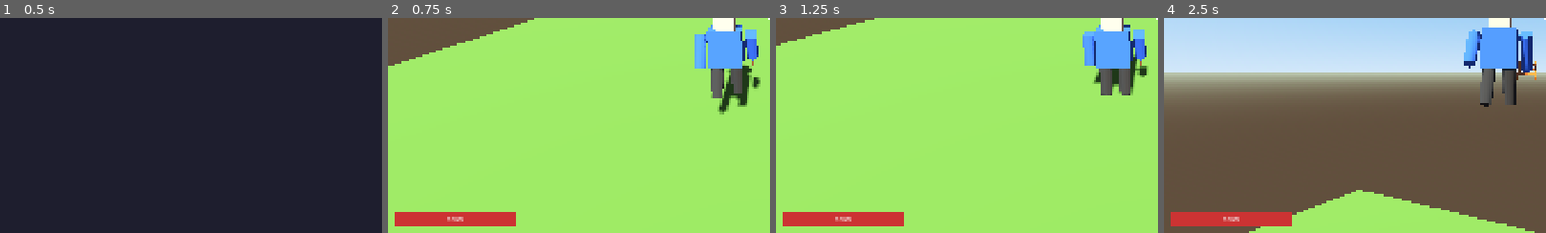
Above: before the commit, frames 1-4 (left to right).
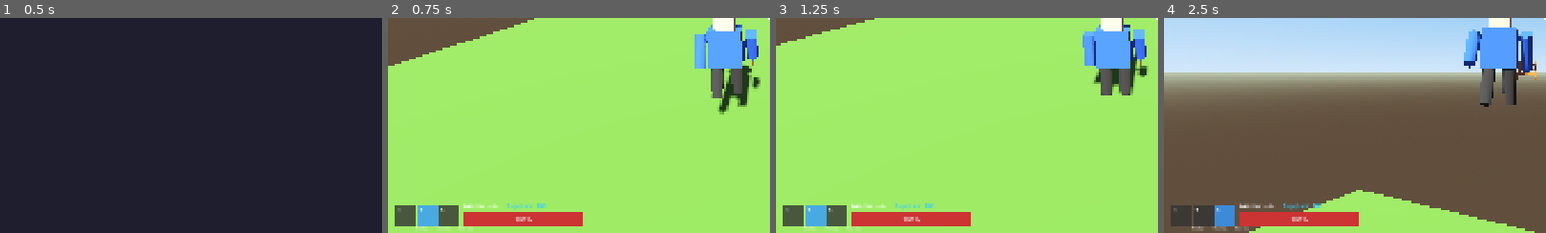
Above: after the commit, the same moments.

Repository: bzeitel25/RoofersVsLandscapers
Game: Godot game, scene res://scenes/main/main_menu.tscn
Same seed, same stepped clock (60 frames per second), same inputs: the game is played once before the commit and once after it.
Inputs (mouse positions are % of the whole screen's width and height, from its top left):
- Up to frame 1 (0.5 s): no input
- Up to frame 2 (0.75 s): click "Offline Training" at 0.5 s
- Up to frame 3 (1.25 s): no input
- Up to frame 4 (2.5 s): tap Enter at 1.25 s; move the mouse to (55, 50) at 1.27 s; hold E (ability) 1.28-2.03 s; hold W (move_forward) from 1.28 s (still down); tap Space (jump) at 1.52, 2.27 s; move the mouse to (45, 50) at 2.02 s; tap Ctrl (crouch) at 2.1 s
The pictures show only the part of the screen within x 0-50%, y 50-100%; the shares and areas given below are measured in that part.

Frame 1 is identical in both runs. In frame 2, 3.2% of the frame differs, in the area x 1-51%, y 86-100%; in frame 3, 3.2%; in frame 4, 3.3%.

Commit message:
Add HUD elements for equipped weapons, ammo, and supplies with cooldown timers

Diff:
--- a/scripts/characters/player_character.gd
+++ b/scripts/characters/player_character.gd
@@ -108,6 +108,9 @@
 var damage_flash: ColorRect = null
 var overhead_hp_bar: ProgressBar = null
 var overhead_hp_viewport: SubViewport = null
+var wpn_ui_slots: Array = [] # Stores [ColorRect, Label (CD), Label (Key)] dicts for the 3 weapons
+var ammo_label: Label = null
+var supplies_label: Label = null
 
 func _ready() -> void:
 	# Set collision layers: Player is Layer 2, collides with World (1) and Players (2)
@@ -225,14 +228,66 @@
 	crosshair.custom_minimum_size = Vector2(8, 8)
 	crosshair.size = Vector2(8, 8)
 	crosshair.set_anchors_preset(Control.PRESET_CENTER)
-	crosshair.position = Vector2(-4, -4) # Offset by half size to truly center
+	crosshair.position = Vector2(-4, -4)
 	crosshair.color = Color.WHITE
 	canvas.add_child(crosshair)
 
-	# Health Bar
+	# Weapon Icons (Left of Health)
+	var wpn_container = HBoxContainer.new()
+	wpn_container.set_anchors_preset(Control.PRESET_BOTTOM_LEFT)
+	wpn_container.position = Vector2(20, -70)
+	canvas.add_child(wpn_container)
+
+	var hotkeys = ["1", "2", "3"]
+	for i in range(3):
+		var bg = ColorRect.new()
+		bg.custom_minimum_size = Vector2(50, 50)
+		bg.color = Color(0.2, 0.2, 0.2, 0.8)
+		wpn_container.add_child(bg)
+
+		var hotkey_lbl = Label.new()
+		hotkey_lbl.text = hotkeys[i]
+		hotkey_lbl.set_anchors_preset(Control.PRESET_TOP_LEFT)
+		hotkey_lbl.position = Vector2(4, 2)
+		bg.add_child(hotkey_lbl)
+
+		var name_lbl = Label.new()
+		name_lbl.text = ""
+		name_lbl.set_anchors_preset(Control.PRESET_BOTTOM_RIGHT)
+		name_lbl.horizontal_alignment = HORIZONTAL_ALIGNMENT_RIGHT
+		name_lbl.vertical_alignment = VERTICAL_ALIGNMENT_BOTTOM
+		name_lbl.add_theme_font_size_override("font_size", 10)
+		bg.add_child(name_lbl)
+
+		var cd_lbl = Label.new()
+		cd_lbl.text = ""
+		cd_lbl.set_anchors_preset(Control.PRESET_CENTER)
+		cd_lbl.horizontal_alignment = HORIZONTAL_ALIGNMENT_CENTER
+		cd_lbl.add_theme_color_override("font_color", Color(1, 1, 0)) # Yellow text
+		bg.add_child(cd_lbl)
+
+		wpn_ui_slots.append({"bg": bg, "cd": cd_lbl, "name": name_lbl})
+
+	# Ammo & Supplies Labels (Above Health)
+	var stats_container = HBoxContainer.new()
+	stats_container.set_anchors_preset(Control.PRESET_BOTTOM_LEFT)
+	stats_container.position = Vector2(190, -80)
+	stats_container.add_theme_constant_override("separation", 20)
+	canvas.add_child(stats_container)
+
+	ammo_label = Label.new()
+	ammo_label.text = "Ammo: --/--"
+	stats_container.add_child(ammo_label)
+
+	supplies_label = Label.new()
+	supplies_label.text = "Supplies: 100"
+	supplies_label.add_theme_color_override("font_color", Color(0.2, 0.8, 1.0)) # Cyan
+	stats_container.add_child(supplies_label)
+
+	# Health Bar (Shifted right to make room for weapons)
 	health_bar = ProgressBar.new()
 	health_bar.set_anchors_preset(Control.PRESET_BOTTOM_LEFT)
-	health_bar.position = Vector2(20, -50)
+	health_bar.position = Vector2(190, -50)
 	health_bar.size = Vector2(300, 30)
 	health_bar.max_value = max_health
 	health_bar.value = health
@@ -245,7 +300,7 @@
 	# Damage Flash Screen
 	damage_flash = ColorRect.new()
 	damage_flash.set_anchors_preset(Control.PRESET_FULL_RECT)
-	damage_flash.color = Color(1.0, 0.0, 0.0, 0.0) # Transparent red
+	damage_flash.color = Color(1.0, 0.0, 0.0, 0.0)
 	damage_flash.mouse_filter = Control.MOUSE_FILTER_IGNORE
 	canvas.add_child(damage_flash)
 
@@ -370,6 +425,45 @@
 		print("Current Special Ammo: ", special_ammo)
 
 
+func _process(delta: float) -> void:
+	if _is_local_player():
+		_update_hud()
+
+func _update_hud() -> void:
+	if supplies_label:
+		supplies_label.text = "Supplies: %d" % supplies
+
+	if ammo_label and loadout_manager:
+		var active_tool = loadout_manager._slots[loadout_manager._active_slot]
+		if active_tool and active_tool.max_ammo > 0:
+			ammo_label.text = "Ammo: %d / %d" % [active_tool.current_ammo, active_tool.max_ammo]
+		else:
+			ammo_label.text = "Ammo: --/--"
+
+		for i in range(3):
+			if i >= wpn_ui_slots.size(): break
+			var slot_data = wpn_ui_slots[i]
+			var tool = loadout_manager._slots[i]
+
+			# Highlight active weapon
+			if i == loadout_manager._active_slot:
+				slot_data["bg"].color = Color(0.2, 0.6, 1.0, 0.8) # Active blue
+			else:
+				slot_data["bg"].color = Color(0.2, 0.2, 0.2, 0.8) # Inactive gray
+
+			if tool:
+				# Show a tiny abbreviated name (first 6 chars)
+				slot_data["name"].text = tool.tool_name.substr(0, 6)
+
+				# Cooldown
+				if tool._cooldown_timer > 0.0:
+					slot_data["cd"].text = "%.1f" % tool._cooldown_timer
+				else:
+					slot_data["cd"].text = ""
+			else:
+				slot_data["name"].text = ""
+				slot_data["cd"].text = ""
+
 func _physics_process(delta: float) -> void:
 	if skill_cooldowns[0] > 0: skill_cooldowns[0] -= delta
 	if skill_cooldowns[1] > 0: skill_cooldowns[1] -= delta
--- a/scripts/weapons/gadgets/foreman_gadget.gd
+++ b/scripts/weapons/gadgets/foreman_gadget.gd
@@ -1,11 +1,14 @@
 extends "res://scripts/weapons/base_tool.gd"
 
 var visual_root: Node3D
+const SHIELD_SCRIPT = preload("res://scripts/weapons/gadgets/foreman_shield.gd")
 
 func _init() -> void:
 	tool_name = "Blueprint Barrier"
 	slot_type = 2
-	cooldown = 8.0
+	cooldown = 1.5
+	max_ammo = 3 # 3 Charges
+	supply_cost = 33 # Consumes ~1/3 of max supplies (100) per charge
 
 func _ready() -> void:
 	super._ready()
@@ -33,37 +36,54 @@
 func primary_action() -> void:
 	if not can_use(): return
 	if not wielder: return
+
 	_start_cooldown()
+	current_ammo -= 1
+	consume_supplies()
+	print("Placed Glass Shield. Charges left: ", current_ammo)
 
 	var space_state = wielder.get_world_3d().direct_space_state
 
-	# Get the player's flat forward direction
+	# Flat forward for placement logic
 	var forward = -wielder.global_transform.basis.z
 	forward.y = 0
 	forward = forward.normalized()
 	if forward.length_squared() < 0.001:
 		forward = Vector3.FORWARD
 
-	# Target a position 3 meters in front of the player
-	var target_pos = wielder.global_position + (forward * 3.0)
+	# First, raycast straight from the camera to see if we are looking AT a shield to stack on
+	var cam_pos = wielder.camera.global_position
+	var cam_forward = -wielder.camera.global_transform.basis.z
+	var query_cam = PhysicsRayQueryParameters3D.create(cam_pos, cam_pos + cam_forward * 6.0)
+	query_cam.exclude = [wielder.get_rid()]
+	query_cam.collision_mask = 1 | 2 | 4 | 8
+	var cam_result = space_state.intersect_ray(query_cam)
 
-	# Raycast straight down from slightly above that point to snap to the floor
-	var ray_start = target_pos + Vector3(0, 1.5, 0)
-	var ray_end = target_pos + Vector3(0, -5.0, 0)
+	var deploy_pos = wielder.global_position + (forward * 3.0)
+	var face_direction = forward
 
-	var query = PhysicsRayQueryParameters3D.create(ray_start, ray_end)
-	query.exclude = [wielder.get_rid()]
-	query.collision_mask = 1 # Environment layer
-	var result = space_state.intersect_ray(query)
+	if cam_result and cam_result.collider.is_in_group("foreman_shield"):
+		# Stack exactly on top of the targeted shield!
+		deploy_pos = cam_result.collider.global_position + Vector3(0, 2.0, 0)
+		face_direction = -cam_result.collider.global_transform.basis.z # Match its rotation
+	else:
+		# Did not hit a shield, standard floor snap placement
+		var ray_start = deploy_pos + Vector3(0, 1.5, 0)
+		var ray_end = deploy_pos + Vector3(0, -5.0, 0)
+		var query = PhysicsRayQueryParameters3D.create(ray_start, ray_end)
+		query.exclude = [wielder.get_rid()]
+		query.collision_mask = 1 # Environment layer
+		var result = space_state.intersect_ray(query)
+		if result:
+			deploy_pos = result.position
 
-	var deploy_pos = target_pos
-	if result:
-		deploy_pos = result.position
-
-	_deploy(deploy_pos, forward)
+	_deploy(deploy_pos, face_direction)
 
 func _deploy(pos: Vector3, forward: Vector3) -> void:
 	var obj = StaticBody3D.new()
+	obj.set_script(SHIELD_SCRIPT)
+	obj.add_to_group("foreman_shield")
+
 	var mesh_inst = MeshInstance3D.new()
 	var box_mesh = BoxMesh.new()
 	box_mesh.size = Vector3(3.0, 2.0, 0.2)
@@ -87,10 +107,12 @@
 
 	# Face the barrier perpendicular to the forward vector
 	if forward.length_squared() > 0.001:
-		obj.look_at(pos + forward, Vector3.UP)
+		var target_look = pos + forward
+		target_look.y = pos.y # Prevent pitching up/down
+		obj.look_at(target_look, Vector3.UP)
 
 	var timer = Timer.new()
-	timer.wait_time = 10.0
+	timer.wait_time = 30.0 # Lasts 30 seconds
 	timer.one_shot = true
 	timer.timeout.connect(obj.queue_free)
 	obj.add_child(timer)
